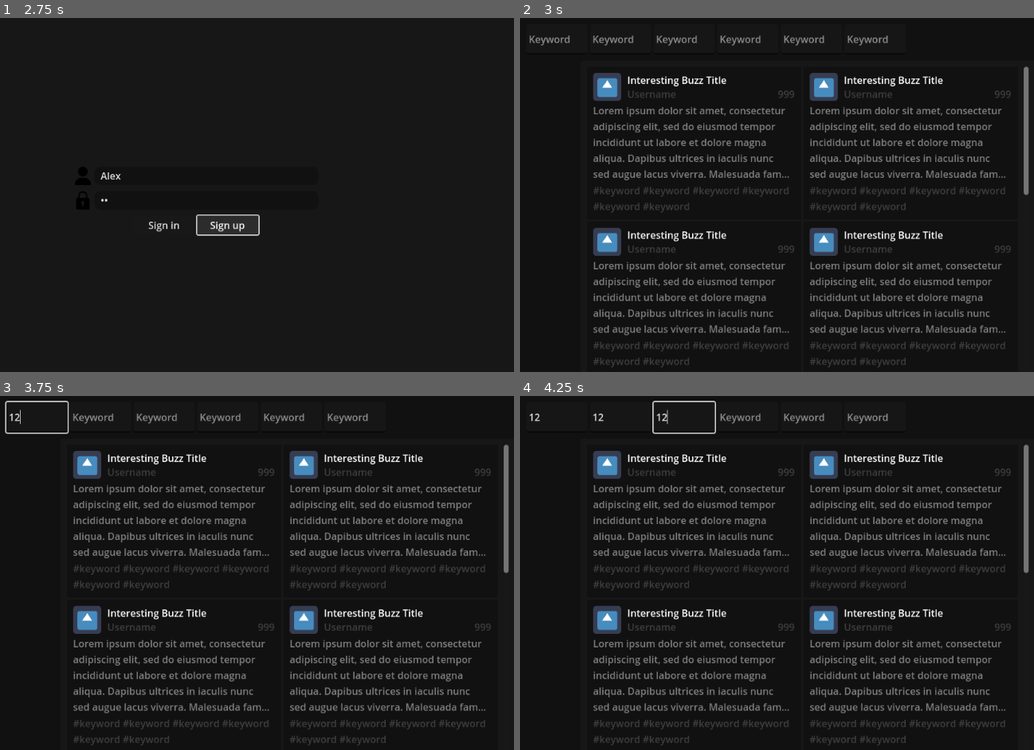
Above: before the commit, frames 1-4 (two rows, left to right).
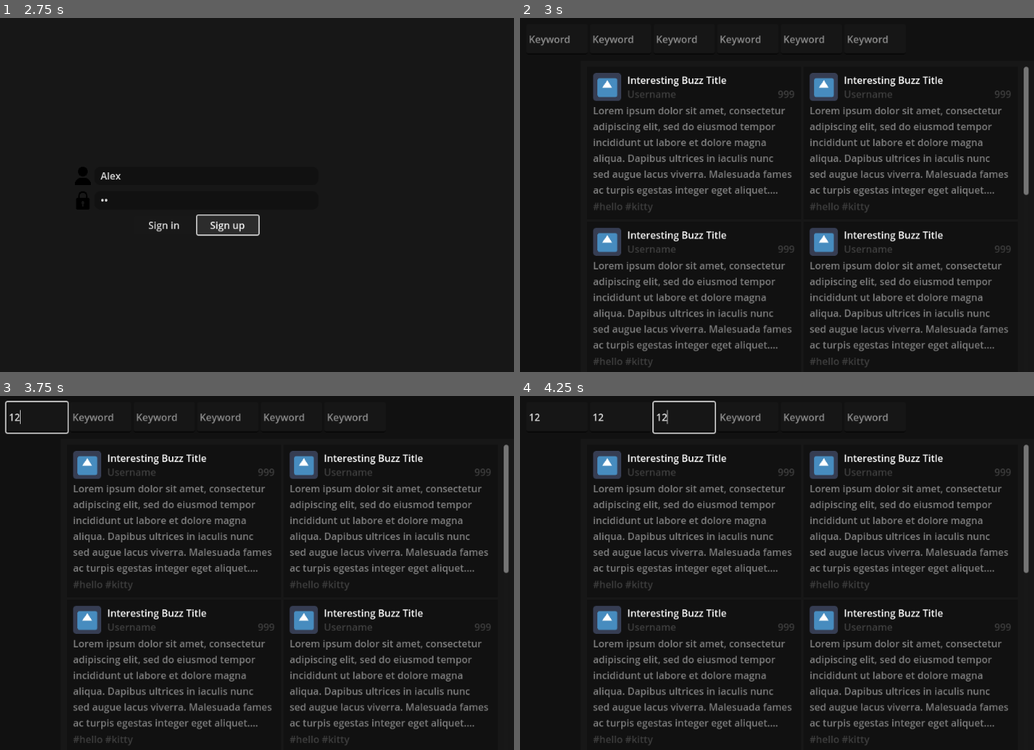
Above: after the commit, the same moments.

Repository: SageAzakaela/Bzl-App-Prototype
Game: Godot game, scene res://root/root.tscn
Same seed, same stepped clock (60 frames per second), same inputs: the game is played once before the commit and once after it. The engine's default icon, where the game draws it, is replaced by a stand-in: a white triangle on a blue panel in a dark square.
Inputs (mouse positions are in pixels of both pictures, inside the frame that each line leads up to):
- Up to frame 1 (2.75 s): click (205, 177) at 0.52 s; type "Alex" at 0.6 s; click (205, 202) at 0.75 s; type "12" at 0.83 s; click "Sign in" at 1.25 s; click "Sign up" at 2 s
- Up to frame 2 (3 s): click "Sign in" at 2.75 s
- Up to frame 3 (3.75 s): click (35, 417) at 3.52 s; type "12" at 3.6 s
- Up to frame 4 (4.25 s): click (622, 417) at 3.75 s; type "12" at 3.83 s; click (684, 417) at 3.98 s; type "12" at 4.07 s

Frame 1 is identical in both runs. In frame 2, 2.1% of the frame differs, in the area x 14-96%, y 43-99%; in frame 3, 2.1%; in frame 4, 2.1%.

Commit message:
Added buzz script

Diff:
--- /dev/null
+++ b/Bzl/buzzes/Buzz.gd
@@ -0,0 +1,19 @@
+extends Panel
+
+
+@export var text = ""
+@export var keywords = ["hello", "kitty"]
+@export var remaining_time = 0
+@export var author = ""
+
+@onready var keywords_label = $MarginContainer/VBoxContainer/Keywords
+
+
+func _ready():
+	keywords_label.text = ""
+
+	for i in range(0, keywords.size()):
+		keywords_label.text += "#" + keywords[i]
+
+		if i != keywords.size() - 1:
+			keywords_label.text += " "
--- a/Bzl/buzzes/Buzz.tscn
+++ b/Bzl/buzzes/Buzz.tscn
@@ -1,11 +1,13 @@
-[gd_scene load_steps=2 format=3 uid="uid://bag7h2rnkxdq7"]
+[gd_scene load_steps=3 format=3 uid="uid://bag7h2rnkxdq7"]
 
 [ext_resource type="Texture2D" uid="uid://dlbwt4iaekh7t" path="res://icon.png" id="1_jdm6m"]
+[ext_resource type="Script" path="res://buzzes/Buzz.gd" id="1_oxec7"]
 
 [node name="Buzz" type="Panel"]
 custom_minimum_size = Vector2(350, 250)
 offset_right = 350.0
 offset_bottom = 250.0
+script = ExtResource("1_oxec7")
 
 [node name="ColorRect" type="ColorRect" parent="."]
 layout_mode = 0
@@ -76,7 +78,7 @@
 clip_text = true
 text_overrun_behavior = 3
 
-[node name="Label" type="Label" parent="MarginContainer/VBoxContainer"]
+[node name="Keywords" type="Label" parent="MarginContainer/VBoxContainer"]
 modulate = Color(0.247059, 0.247059, 0.247059, 1)
 layout_mode = 2
 text = "#keyword #keyword #keyword #keyword #keyword #keyword"
--- a/Bzl/globals/CurrentLogIn.gd
+++ b/Bzl/globals/CurrentLogIn.gd
@@ -1,14 +1,13 @@
 extends Node
 
 
-var logged_in_username = ""
-var logged_in_pronouns = ""
-var logged_in_bio = ""
+var username = ""
+var pronouns = ""
+var bio = ""
 
 #user points and inventory
-
-var logged_in_nectar = 0
-var logged_in_inventory = []
+var nectar = 0
+var inventory = []
 
 #avatar stuff
 signal avatar_color_changed
@@ -28,6 +27,7 @@
 var avatar_stripe_color = 0 : set = set_avatar_stripe_color
 var avatar_antennae = 0 : set = set_avatar_antennae
 var avatar_stinger = 0 : set = set_avatar_stinger
+
 
 func set_avatar_color(value):
 	avatar_color = value
--- a/Bzl/globals/UserData.gd
+++ b/Bzl/globals/UserData.gd
@@ -1,6 +1,8 @@
 extends Node
 
+
 var users = {}
+
 
 func _ready():
 	# Load the JSON file containing the usernames and passwords
@@ -25,11 +27,13 @@
 		if parsed_data:
 			users = parsed_data
 
+
 func save_to_file():
 	# Save the updated dictionary to the JSON file
 	var file = FileAccess.open("user://userdata.json", FileAccess.WRITE)
 	file.store_string(JSON.stringify(users))
 	file.close()
+
 
 func add_user(username, password):
 	# Add the new username and password to the dictionary
@@ -40,16 +44,18 @@
 	file.store_string(JSON.stringify(users))
 	file.close()
 
+
 func get_user_inventory(username):
 	if username in users:
 		return users[username].get("inventory")
 	else:
 		return 0
+
 
 func add_item_to_inventory(username, item):
 	# Add the item to the user's inventory
 	users[username]["inventory"].append(item)
-#	CurrentLogIn.logged_in_inventory.append(item)
+#	CurrentLogIn.inventory.append(item)
 	# Save the updated dictionary to the JSON file
 	save_to_file()
 
@@ -59,7 +65,7 @@
 func remove_item_from_inventory(username, item):
 	# Remove the item from the user's inventory
 	users[username]["inventory"].remove(item)
-#	CurrentLogIn.logged_in_inventory.remove(item)
+#	CurrentLogIn.inventory.remove(item)
 	# Save the updated dictionary to the JSON file
 	save_to_file()
 
@@ -69,12 +75,13 @@
 		return users[username].get("nectar")
 	else:
 		return 0
+
 
 func set_user_points(username, points):
 	# Update the user's pronouns in the dictionary
 	users[username]["nectar"] = points
-	# Update the CurrentLogIn.logged_in_pronouns value
-	CurrentLogIn.logged_in_nectar = points
+	# Update the CurrentLogIn.pronouns value
+	CurrentLogIn.nectar = points
 	# Save the updated dictionary to the JSON file
 	var file = FileAccess.open("user://userdata.json", FileAccess.WRITE)
 	file.store_string(JSON.stringify(users))
@@ -84,7 +91,7 @@
 func add_user_points(username, points):
 	# Add points to the user's nectar total
 	users[username]["nectar"] += points
-	CurrentLogIn.logged_in_nectar += points
+	CurrentLogIn.nectar += points
 	# Save the updated dictionary to the JSON file
 	save_to_file()
 
@@ -92,7 +99,7 @@
 func remove_user_points(username, points):
 	# Add points to the user's nectar total
 	users[username]["nectar"] -= points
-	CurrentLogIn.logged_in_nectar -= points
+	CurrentLogIn.nectar -= points
 	# Save the updated dictionary to the JSON file
 	save_to_file()
 
@@ -100,22 +107,24 @@
 func set_user_pronouns(username, pronouns):
 	# Update the user's pronouns in the dictionary
 	users[username]["pronouns"] = pronouns
-	# Update the CurrentLogIn.logged_in_pronouns value
-	CurrentLogIn.logged_in_pronouns = pronouns
-	# Save the updated dictionary to the JSON file
-	var file = FileAccess.open("user://userdata.json", FileAccess.WRITE)
-	file.store_string(JSON.stringify(users))
-	file.close()
+	# Update the CurrentLogIn.pronouns value
+	CurrentLogIn.pronouns = pronouns
+	# Save the updated dictionary to the JSON file
+	var file = FileAccess.open("user://userdata.json", FileAccess.WRITE)
+	file.store_string(JSON.stringify(users))
+	file.close()
+
 
 func set_user_bio(username, bio):
 	# Update the user's bio in the dictionary
 	users[username]["bio"] = bio
-	# Update the CurrentLogIn.logged_in_pronouns value
-	CurrentLogIn.logged_in_bio = bio
-	# Save the updated dictionary to the JSON file
-	var file = FileAccess.open("user://userdata.json", FileAccess.WRITE)
-	file.store_string(JSON.stringify(users))
-	file.close()
+	# Update the CurrentLogIn.pronouns value
+	CurrentLogIn.bio = bio
+	# Save the updated dictionary to the JSON file
+	var file = FileAccess.open("user://userdata.json", FileAccess.WRITE)
+	file.store_string(JSON.stringify(users))
+	file.close()
+
 
 func check_user(username, password):
 	# Check if the username and password combination is valid
@@ -124,6 +133,7 @@
 	else:
 		return false
 
+
 func get_user_pronouns(username):
 	if username in users:
 		return users[username].get("pronouns")
@@ -136,8 +146,6 @@
 		return users[username].get("bio")
 	else:
 		return "No bio written yet! :("
-
-
 
 
 ### AVATAR NONSENSE
@@ -160,6 +168,7 @@
 	else:
 		return 0
 
+
 func set_avatar_eyes(username, eyes):
 	# Update the user's eye value in the dictionary
 	users[username]["avatar_eyes"] = eyes
@@ -177,12 +186,14 @@
 	else:
 		return 0
 
+
 func set_avatar_eye_color(username, eye_color):
 	users[username]["avatar_eye_color"] = eye_color
 	CurrentLogIn.avatar_eye_color = eye_color
 	var file = FileAccess.open("user://userdata.json", FileAccess.WRITE)
 	file.store_string(JSON.stringify(users))
 	file.close()
+
 
 func get_avatar_eye_color(username):
 	if username in users:
--- a/Bzl/project.godot
+++ b/Bzl/project.godot
@@ -17,8 +17,8 @@
 
 [autoload]
 
+CurrentLogIn="*res://globals/CurrentLogIn.gd"
 UserData="*res://globals/UserData.gd"
-CurrentLogIn="*res://globals/CurrentLogIn.gd"
 
 [display]
 
